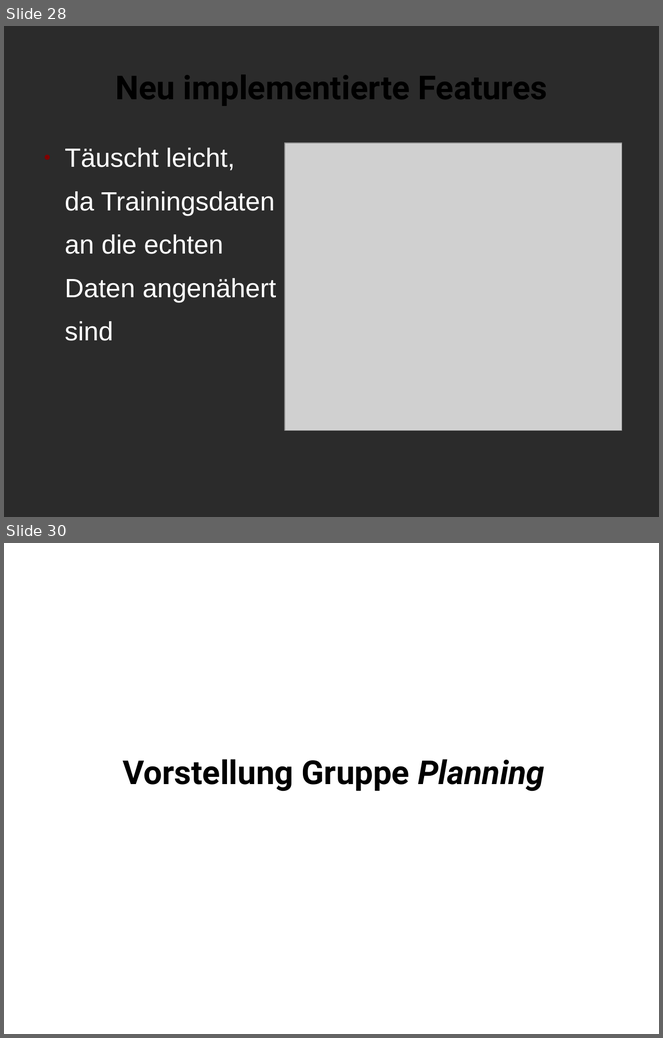
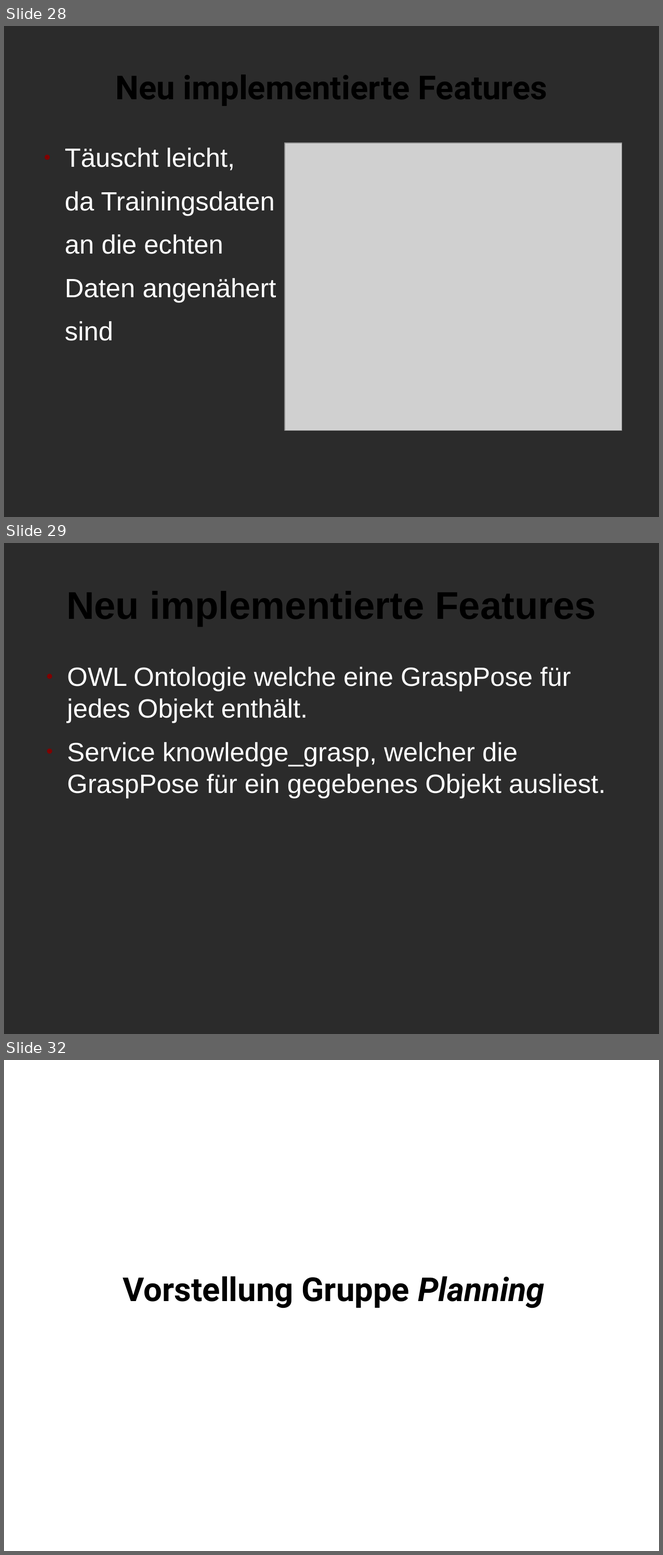
Before and after one commit to K8lcx63/suturo, a slide deck: demo_meilenstein_2/Präsentation.odp. Shown one above the other, each under a label of ours: slides 28 and 30 before the commit, slides 28, 29 and 32 after it; the slides between them are not shown. The pictures are 663x1038 and 663x1555 pixels, drawn with LibreOffice and Linux fonts; fonts in the diff are those of the drawing; grey boxes stand for pictures; background and template pictures are left out; a plain dark background stands for a picture behind light text. Boxes give left, top, right and bottom in pixels: in the first picture for what was removed or moved away, otherwise in the second. Text is boxed around its words. In the diff, an @@ line names an element or a change of style, - is before the commit and + after.

Commit message:
Knowledge angepasst

```diff
--- a/demo_meilenstein_2/Präsentation.odp
+++ b/demo_meilenstein_2/Präsentation.odp
@@ slide 29 added at bbox=[4, 543, 659, 1034], background picture (left out) @@
@@ title added at bbox=[66, 591, 596, 626], 46.8 pt, text #000000, bold @@
+Neu implementierte Features
@@ text added at bbox=[67, 667, 606, 798], 32 pt, text #FFFFFF @@
+● OWL Ontologie welche eine GraspPose für jedes Objekt enthält.
+● Service knowledge_grasp, welcher die GraspPose für ein gegebenes Objekt ausliest.
@@ what was slide 30 is now slide 32 @@
```
Also in this commit, not shown: 2 slides changed, 1 other slide added, 2 other files.
